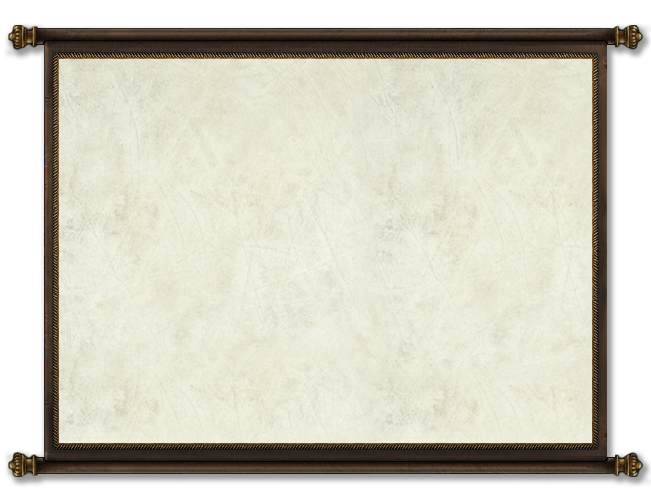
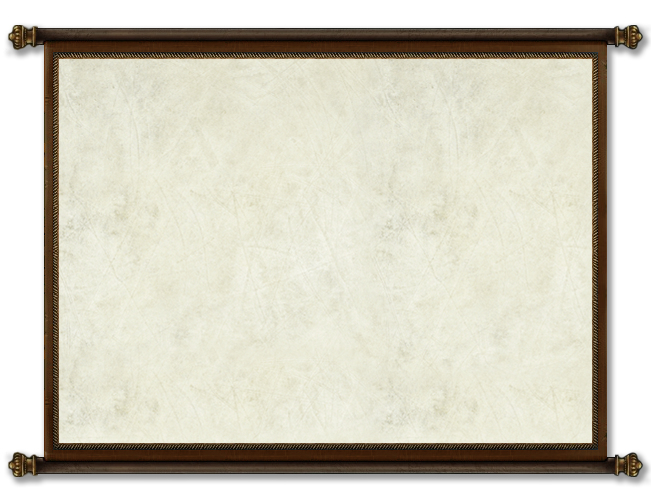
Layered file, before and after one edit (651px x 502px). Changes by layer:
pixels changed over [44, 41, 607, 461] (layer not identified)
